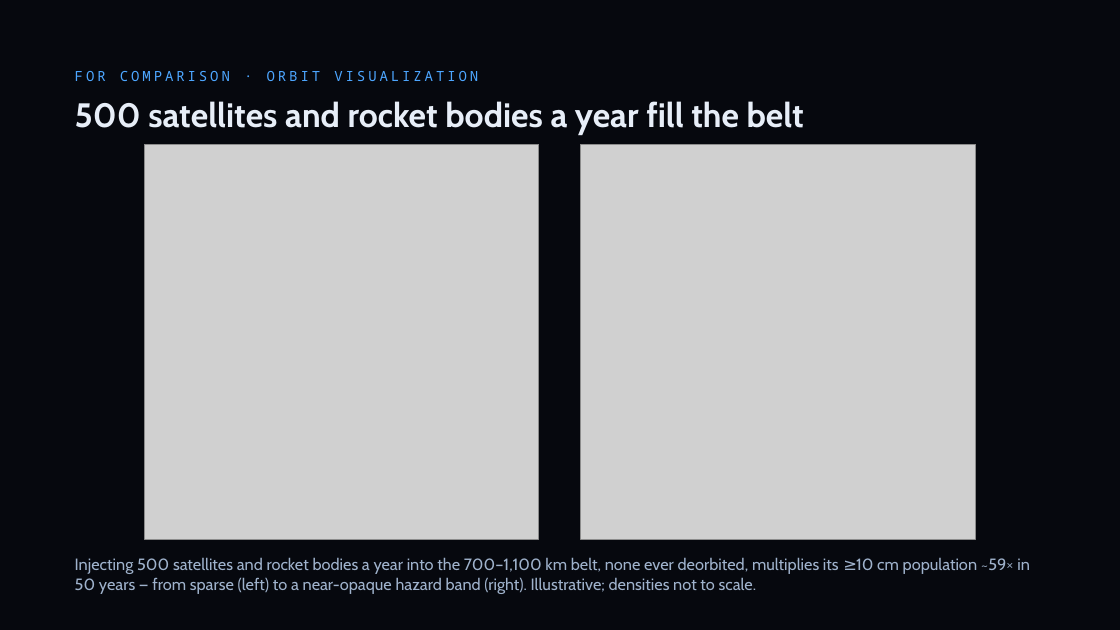
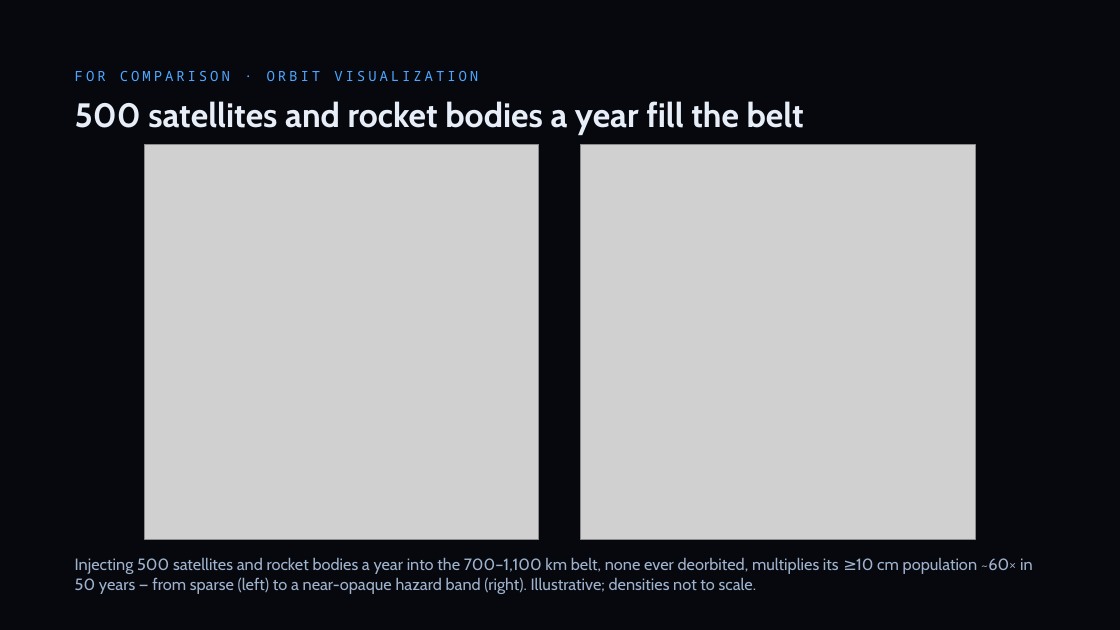
Before and after one commit to TimKadyrov/DebrisCascade, a slide deck: slide 18 of Barrel of Nails — Kessler Study.pptx. Drawn at 1120x630 pixels with LibreOffice and Linux fonts; fonts in the diff are those of the drawing; grey boxes stand for pictures. Boxes give left, top, right and bottom in pixels: in the first picture for what was removed or moved away, otherwise in the second. Text is boxed around its words. In the diff, an @@ line names an element or a change of style, - is before the commit and + after.

Commit message:
Final audit: engine fixes, re-export, deck and docs refreshed
Engines
- Catastrophic collisions per year are divided by the stretch each yearly
  record covers (cube 60-day steps made year 50 read ~12% low).
- Box model: launched satellites and rocket bodies keep fixed 180 kg /
  2,410 kg classes; catalog seeding no longer rewrites their masses.
- Cube: formation exclusion also covers dead catalogued payloads; objects
  started at e = 0.001 decay as circular from the first step; the globe
  classifies all intact objects as intact.
- Median quit year counts runs that never quit; never-quit seeds no longer
  break the JSON export. Duplicate 16-seed ensembles hit the cache.
- Drag lifetimes integrate to 10,000 years (the 1,000-year cap drew a false
  step near 1,400 km). Dead code removed.

Numbers (new export, 16 seeds; 2006 benchmark rerun)
- Nothing added x1.09, 50/yr x2.8, 500/yr x60, working x4.8, ~9 removals/yr;
  benchmark cube 12.8 (7-18) vs LEGEND 10.8, box 9.9.
- Comparison traffic rows from the cube engine; "1,000 barrels" instead of
  an unproven ceiling; operators wording (median run, launches taper).

Deck, charts, SUMMARY: every model number from the new export; wording
fixes from the audit; WPF label overlaps fixed.

```diff
--- a/Barrel of Nails — Kessler Study.pptx
+++ b/Barrel of Nails — Kessler Study.pptx
@@ text at (x1=75, y1=557, x2=1033, y2=594): text changed @@
-Injecting 500 satellites and rocket bodies a year into the 700–1,100 km belt, none ever deorbited, multiplies its ≥10 cm population ~59× in 50 years — from sparse (left) to a near-opaque hazard band (right). Illustrative; densities not to scale.
+Injecting 500 satellites and rocket bodies a year into the 700–1,100 km belt, none ever deorbited, multiplies its ≥10 cm population ~60× in 50 years — from sparse (left) to a near-opaque hazard band (right). Illustrative; densities not to scale.
```
Also in this commit, not shown: 12 other slides changed, 23 other files.
